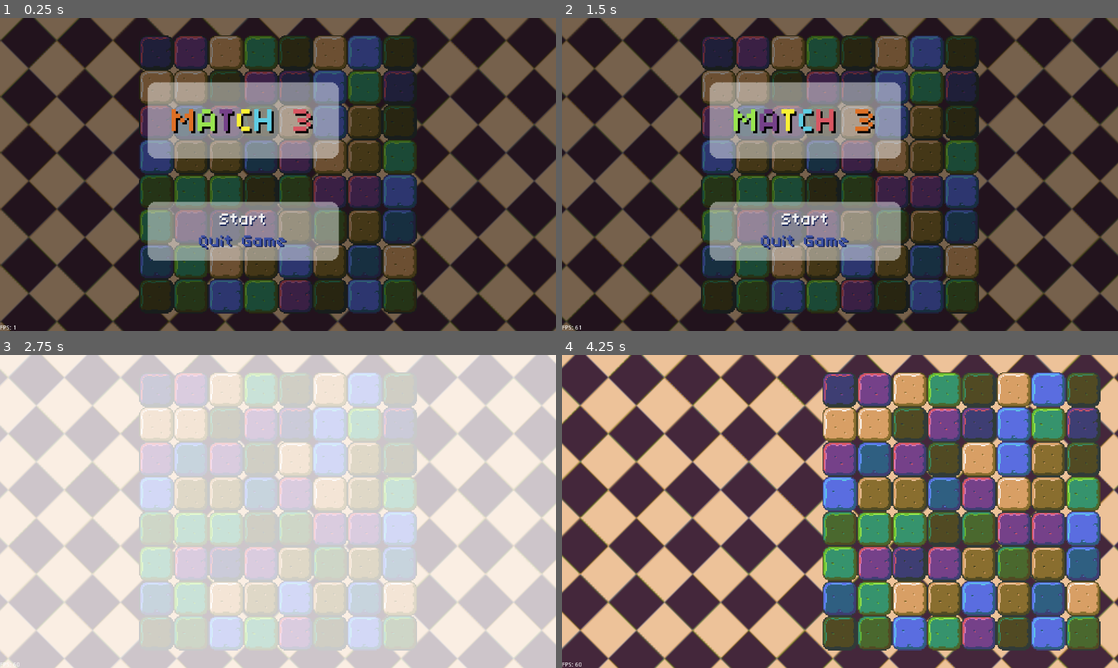
Above: before the commit, frames 1-4 (two rows, left to right).
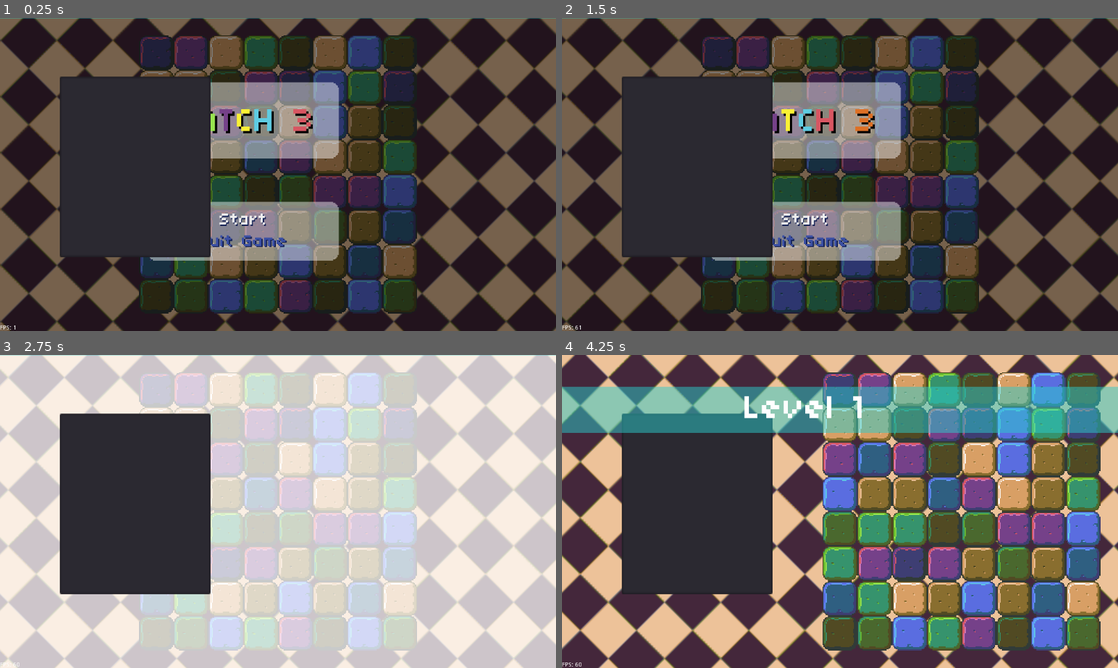
Above: after the commit, the same moments.

Repository: MzaxnaV/GodotGames
Game: Godot game, scene res://scenes/Main.tscn
Same seed, same stepped clock (60 frames per second), same inputs: the game is played once before the commit and once after it.
Inputs:
- Up to frame 1 (0.25 s): no input
- Up to frame 2 (1.5 s): click "Start" at 0.5 s; click "Start" at 1.25 s
- Up to frame 3 (2.75 s): tap Enter (ui_accept) at 2, 2.27 s; hold Right (ui_right) from 2.03 s (still down)
- Up to frame 4 (4.25 s): release Right (ui_right) at 2.78 s; hold Down (ui_down) 2.78-3.53 s; tap Enter (ui_accept) at 3.02 s; hold Right (ui_right) from 3.53 s (still down)

The runs differ from the first frame. In frame 1, 11% of the frame differs, in the area x 0-100%, y 0-77%; in frame 2, 12%; in frame 3, 16%; in frame 4, 29%, in the area x 0-100%, y 10-77%.

Commit message:
level text animation

Diff:
--- a/scenes/Board.tscn
+++ b/scenes/Board.tscn
@@ -1,10 +1,10 @@
 [gd_scene load_steps=4 format=2]
 
 [ext_resource path="res://scripts/Board.gd" type="Script" id=1]
-[ext_resource path="res://graphics/highlight.png" type="Texture" id=2]
-[ext_resource path="res://graphics/select.png" type="Texture" id=3]
+[ext_resource path="res://graphics/select.png" type="Texture" id=2]
+[ext_resource path="res://graphics/highlight.png" type="Texture" id=3]
 
-[node name="Board" type="Node2D" index="0"]
+[node name="Board" type="Node2D"]
 
 script = ExtResource( 1 )
 _sections_unfolded = [ "Material", "Visibility" ]
@@ -18,17 +18,9 @@
 playback/repeat = false
 playback/speed = 1.0
 
-[node name="Highlight" type="Sprite" parent="." index="1"]
+[node name="Select" type="Node2D" parent="." index="1"]
 
-visible = false
-z_index = 1
-texture = ExtResource( 2 )
-centered = false
-offset = Vector2( -2, -2 )
-_sections_unfolded = [ "Offset", "Transform", "Visibility", "Z Index" ]
-
-[node name="Select" type="Node2D" parent="." index="2"]
-
+editor/display_folded = true
 visible = false
 z_index = 1
 _sections_unfolded = [ "Transform", "Z Index" ]
@@ -47,9 +39,18 @@
 mouse_default_cursor_shape = 0
 size_flags_horizontal = 1
 size_flags_vertical = 1
-texture = ExtResource( 3 )
+texture = ExtResource( 2 )
 patch_margin_left = 6
 patch_margin_top = 6
 patch_margin_right = 6
 patch_margin_bottom = 6
-_sections_unfolded = [ "Anchor", "Patch Margin" ]
+_sections_unfolded = [ "Anchor", "Patch Margin", "Visibility" ]
+
+[node name="Highlight" type="Sprite" parent="." index="2"]
+
+visible = false
+z_index = 1
+texture = ExtResource( 3 )
+centered = false
+offset = Vector2( -2, -2 )
+_sections_unfolded = [ "Offset", "Transform", "Visibility", "Z Index" ]
--- a/scenes/Game.tscn
+++ b/scenes/Game.tscn
@@ -70,16 +70,29 @@
 gradient = SubResource( 8 )
 width = 512
 
+[sub_resource type="Gradient" id=10]
+
+offsets = PoolRealArray( 0 )
+colors = PoolColorArray( 0.168915, 0.800781, 0.800781, 0.501961 )
+
+[sub_resource type="GradientTexture" id=11]
+
+flags = 4
+gradient = SubResource( 10 )
+width = 512
+
 [node name="Game" type="Node" index="0"]
 
 script = ExtResource( 1 )
 
 [node name="StartState" type="Node" parent="." index="0"]
 
+editor/display_folded = true
 script = ExtResource( 2 )
 
 [node name="StartScreen" type="Control" parent="StartState" index="0"]
 
+editor/display_folded = true
 anchor_left = 0.0
 anchor_top = 0.0
 anchor_right = 0.0
@@ -359,6 +372,7 @@
 
 [node name="BeginGameState" type="Node" parent="." index="1"]
 
+editor/display_folded = true
 script = ExtResource( 7 )
 
 [node name="Tween" type="Tween" parent="BeginGameState" index="0"]
@@ -390,6 +404,115 @@
 [node name="PlayState" type="Node" parent="." index="2"]
 
 script = ExtResource( 8 )
+
+[node name="HUD" type="CanvasLayer" parent="PlayState" index="0"]
+
+layer = 1
+offset = Vector2( 0, 0 )
+rotation = 0.0
+scale = Vector2( 1, 1 )
+transform = Transform2D( 1, 0, 0, 1, 0, 0 )
+
+[node name="PlayHud" type="Control" parent="PlayState/HUD" index="0"]
+
+anchor_left = 0.0
+anchor_top = 0.0
+anchor_right = 0.0
+anchor_bottom = 0.0
+margin_right = 512.0
+margin_bottom = 288.0
+rect_pivot_offset = Vector2( 0, 0 )
+rect_clip_content = false
+mouse_filter = 0
+mouse_default_cursor_shape = 0
+size_flags_horizontal = 1
+size_flags_vertical = 1
+_sections_unfolded = [ "Margin" ]
+
+[node name="ItemList" type="ItemList" parent="PlayState/HUD/PlayHud" index="0"]
+
+anchor_left = 0.0
+anchor_top = 0.0
+anchor_right = 0.0
+anchor_bottom = 0.0
+margin_left = 55.0
+margin_top = 54.0
+margin_right = 194.0
+margin_bottom = 220.0
+rect_pivot_offset = Vector2( 0, 0 )
+rect_clip_content = true
+focus_mode = 2
+mouse_filter = 0
+mouse_default_cursor_shape = 0
+size_flags_horizontal = 1
+size_flags_vertical = 1
+custom_fonts/font = ExtResource( 6 )
+items = [  ]
+select_mode = 0
+allow_reselect = false
+icon_mode = 1
+fixed_icon_size = Vector2( 0, 0 )
+_sections_unfolded = [ "custom_colors" ]
+
+[node name="LevelIndicator" type="Node2D" parent="PlayState/HUD/PlayHud" index="1"]
+
+position = Vector2( 0, -42 )
+_sections_unfolded = [ "Transform" ]
+
+[node name="LevelText" type="Label" parent="PlayState/HUD/PlayHud/LevelIndicator" index="0"]
+
+anchor_left = 0.5
+anchor_top = 0.0
+anchor_right = 0.5
+anchor_bottom = 0.0
+margin_left = 144.0
+margin_right = 304.0
+margin_bottom = 42.0
+rect_pivot_offset = Vector2( 0, 0 )
+rect_clip_content = false
+mouse_filter = 2
+mouse_default_cursor_shape = 0
+size_flags_horizontal = 1
+size_flags_vertical = 4
+custom_fonts/font = ExtResource( 4 )
+text = "Level 999"
+align = 1
+valign = 1
+percent_visible = 1.0
+lines_skipped = 0
+max_lines_visible = -1
+_sections_unfolded = [ "Margin", "custom_fonts" ]
+
+[node name="LevelBackground" type="Sprite" parent="PlayState/HUD/PlayHud/LevelIndicator" index="1"]
+
+show_behind_parent = true
+scale = Vector2( 1, 42.3865 )
+texture = SubResource( 11 )
+centered = false
+_sections_unfolded = [ "Offset", "Transform", "Visibility" ]
+
+[node name="AnimateTime" type="Timer" parent="PlayState/HUD/PlayHud/LevelIndicator" index="2"]
+
+process_mode = 1
+wait_time = 2.0
+one_shot = true
+autostart = false
+
+[node name="Tween" type="Tween" parent="PlayState" index="1"]
+
+repeat = false
+playback_process_mode = 1
+playback_speed = 1.0
+playback/active = false
+playback/repeat = false
+playback/speed = 1.0
+
+[node name="LevelTimer" type="Timer" parent="PlayState" index="2"]
+
+process_mode = 1
+wait_time = 1.0
+one_shot = false
+autostart = false
 
 [node name="GameOverState" type="Node" parent="." index="3"]
 
@@ -435,6 +558,9 @@
 [node name="DEBUG" type="Node2D" parent="." index="5"]
 
 script = ExtResource( 12 )
+__meta__ = {
+"_edit_lock_": true
+}
 
 [connection signal="timeout" from="StartState/StartScreen/Menu/TitleBackground/Title/Timer" to="StartState/StartScreen/Menu/TitleBackground/Title" method="_on_Timer_timeout"]
 
@@ -443,3 +569,7 @@
 [connection signal="button_down" from="StartState/StartScreen/Menu/MenuBackground/Options/Quit" to="StartState" method="_on_Quit_button_down"]
 
 [connection signal="timeout" from="BeginGameState/Timer" to="BeginGameState" method="_on_Timer_timeout"]
+
+[connection signal="timeout" from="PlayState/HUD/PlayHud/LevelIndicator/AnimateTime" to="PlayState" method="_on_AnimateTime_timeout"]
+
+[connection signal="timeout" from="PlayState/LevelTimer" to="PlayState" method="_on_LevelTimer_timeout"]
--- a/scripts/Board.gd
+++ b/scripts/Board.gd
@@ -28,6 +28,11 @@
 
 	for tile in tiles:
 		add_child(tile.get_ref())
+
+func clear_board():
+	for tile in tiles:
+		tile.get_ref().queue_free()
+	tiles = []
 
 func show_highlight():
 	$Highlight.show()
--- a/scripts/fsm/states/PlayState.gd
+++ b/scripts/fsm/states/PlayState.gd
@@ -5,15 +5,28 @@
 var selected_tile = Vector2(0, 0)
 var highlighted = false
 var allow_swap = false
-var block_input = true
+var block_input = null
+var next_level = false
 
 func enter(params):
 	board = params
+	$Tween.interpolate_property($HUD/PlayHud/LevelIndicator, 'position', Vector2(0, -40), Vector2(0, 108), 0.5, Tween.TRANS_LINEAR, Tween.EASE_IN)
+	$Tween.interpolate_property($HUD/PlayHud/LevelIndicator, 'position', Vector2(0, 108), Vector2(0, 288), 0.5, Tween.TRANS_LINEAR, Tween.EASE_IN, 1)
 	add_child(board)
-	block_input = false
+	start_level(1)
 
 func exit():
 	board.queue_free()
+
+func start_level(level):
+	block_input = true
+	$HUD/PlayHud/LevelIndicator/LevelText.text = "Level " + str(level)
+	$HUD/PlayHud/LevelIndicator/AnimateTime.start()
+	$LevelTimer.wait_time = level * 15
+	if level != 1:
+		board.clear_board()
+		board.generate_board()
+	$Tween.start()
 
 func handle_event(event):
 	if !block_input:
@@ -55,3 +68,12 @@
 				allow_swap = !allow_swap
 			board.show_highlight()
 			block_input = false
+
+func _on_AnimateTime_timeout():
+	block_input = false
+	highlighted = true
+	board.show_highlight()
+	$LevelTimer.start()
+
+func _on_LevelTimer_timeout():
+	get_parent().change_state('game-over')
Not shown: 1 places in scenes/Game.tscn that only renumber resources
